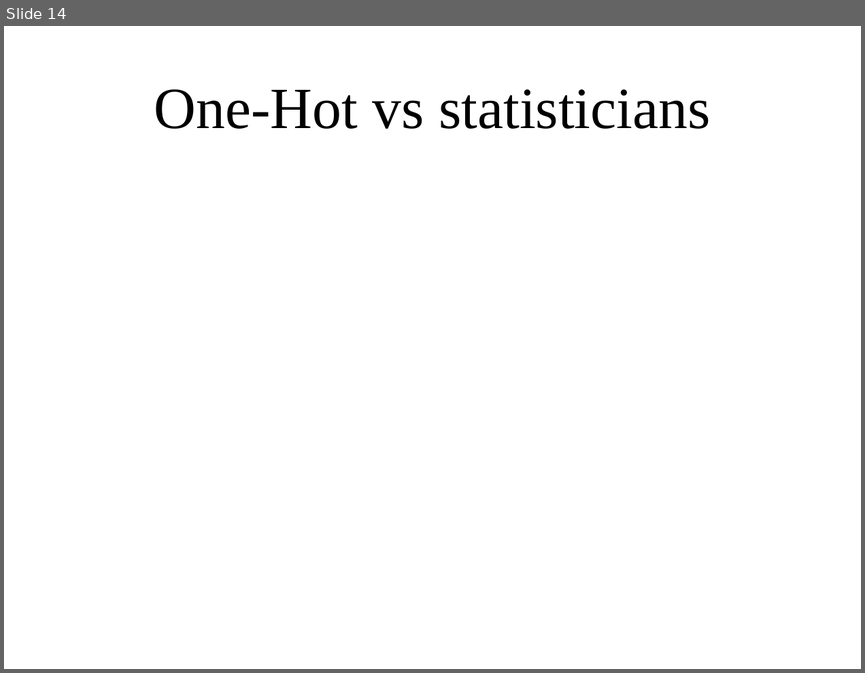
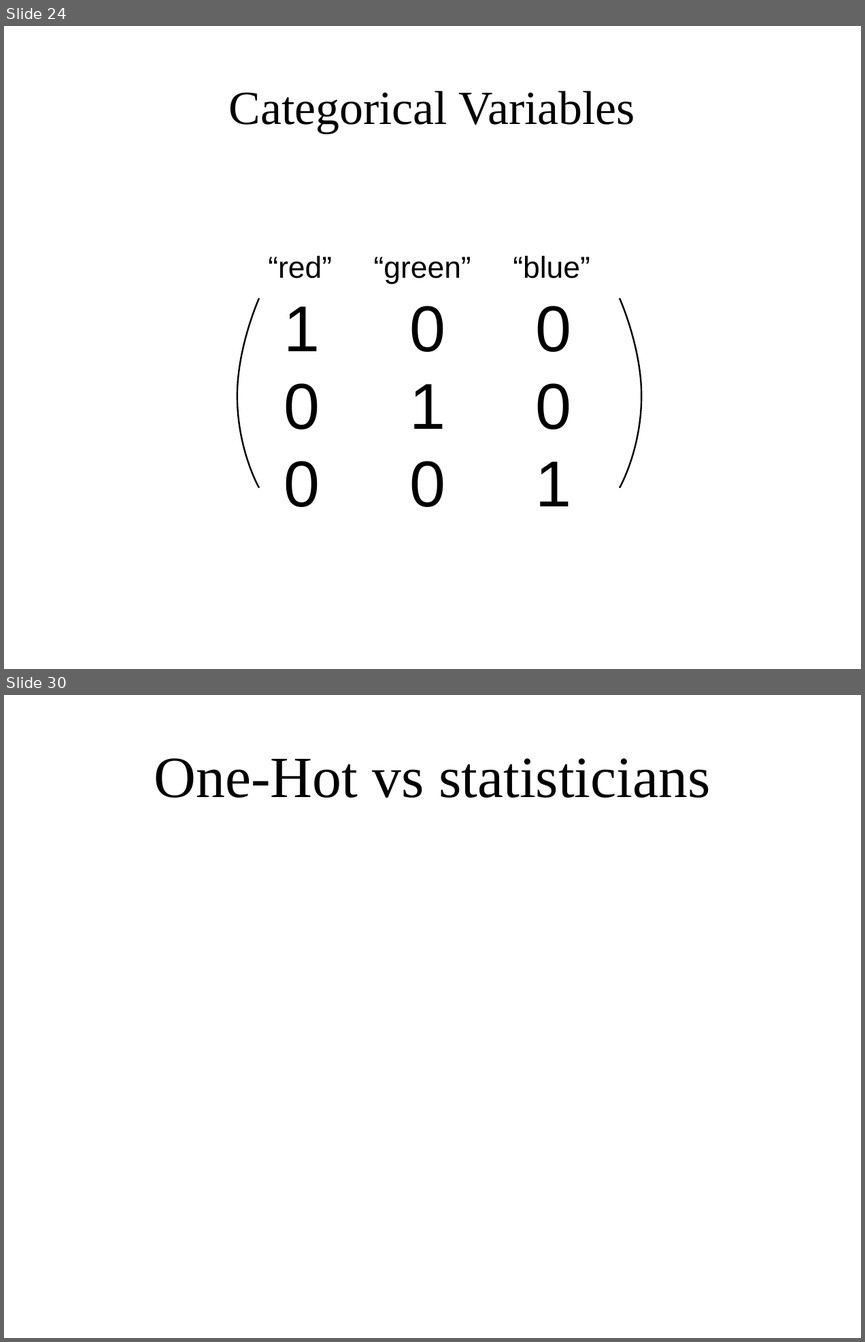
Before and after one commit to amueller/applied_ml_spring_2017, a slide deck: slides/aml-07-020817.odp. Shown one above the other, each under a label of ours: slide 14 before the commit, slides 24 and 30 after it; the slides between them are not shown. The pictures are 865x673 and 865x1342 pixels, drawn with LibreOffice and Linux fonts; fonts in the diff are those of the drawing. Boxes give left, top, right and bottom in pixels: in the first picture for what was removed or moved away, otherwise in the second. Text is boxed around its words. In the diff, an @@ line names an element or a change of style, - is before the commit and + after.

```diff
--- a/slides/aml-07-020817.odp
+++ b/slides/aml-07-020817.odp
@@ slide 24 added at <box>4,26,861,669</box>, background #FFFFFF @@
@@ title added at <box>229,91,635,133</box>, 44 pt, text #000000 @@
+Categorical Variables
@@ text added at <box>268,255,590,284</box>, 28 pt, text #000000 @@
+“red” “green” “blue”
@@ freeform shape added at <box>237,298,259,488</box>, outline #000000 1.5 pt @@
@@ text added at <box>283,305,571,507</box>, 60 pt, text #000000 @@
+1 0 0
+0 1 0
+0 0 1
@@ freeform shape added at <box>620,298,642,488</box>, outline #000000 1.5 pt @@
@@ what was slide 14 is now slide 30 @@
```
Also in this commit, not shown: 1 slide changed, 22 other slides added, 5 slides removed, 1 other file.
